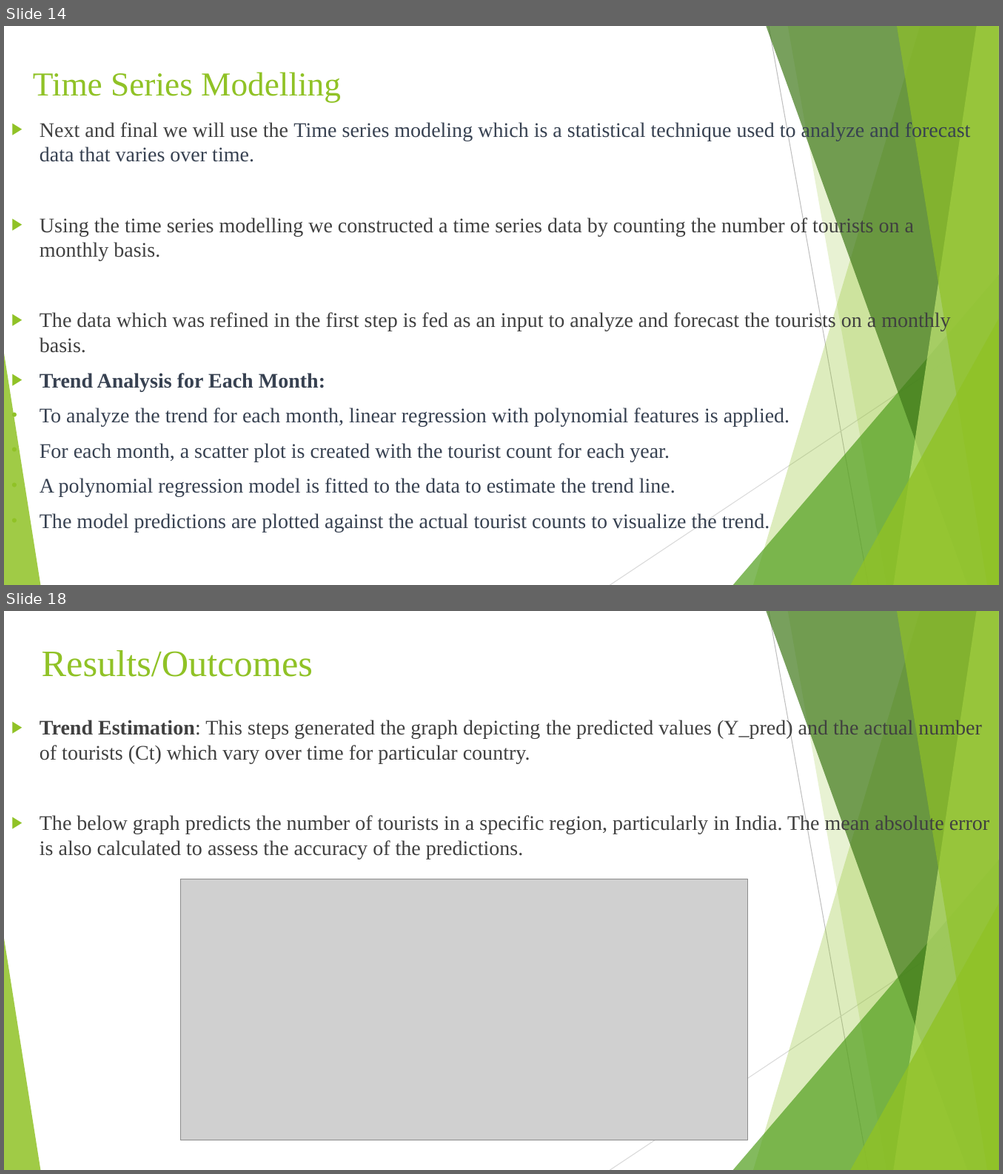
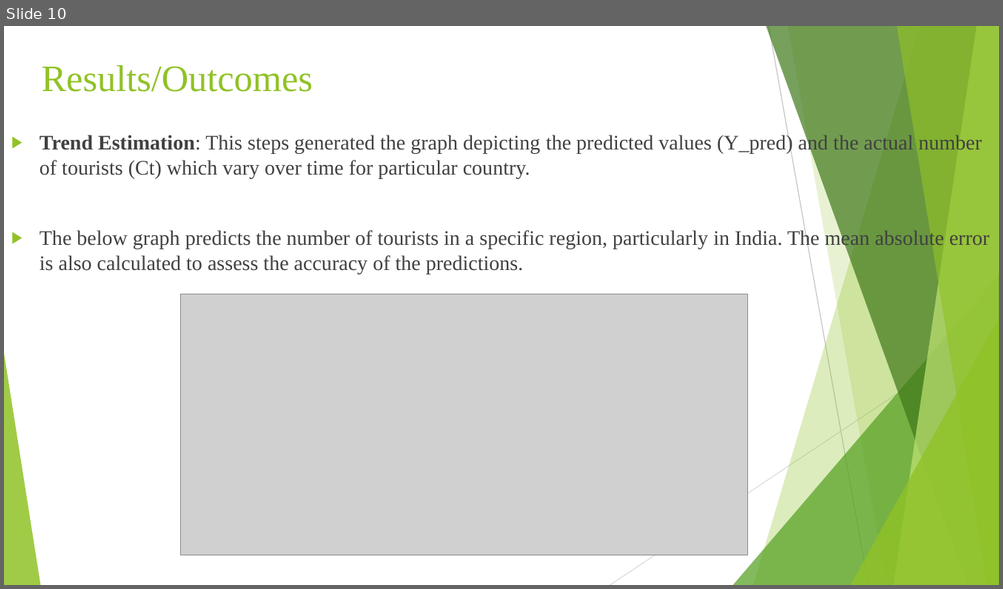
Before and after one commit to saisumanth1401/Tourist-Behaviour-Analysis, a slide deck: Documentation/Tourist-Behaviour-Analysis.pptx. Shown one above the other, each under a label of ours: slides 14 and 18 before the commit, slide 10 after it; the slides between them are not shown. The pictures are 1003x1174 and 1003x589 pixels, drawn with LibreOffice and Linux fonts; fonts in the diff are those of the drawing; grey boxes stand for pictures. Boxes give left, top, right and bottom in pixels: in the first picture for what was removed or moved away, otherwise in the second. Text is boxed around its words. In the diff, an @@ line names an element or a change of style, - is before the commit and + after.

```diff
--- a/Documentation/Tourist-Behaviour-Analysis.pptx
+++ b/Documentation/Tourist-Behaviour-Analysis.pptx
@@ slide 14 removed at (4,26,999,585), background #FFFFFF; not listed: 10 template elements that a slide beside it also shows @@
@@ title removed at (33,72,341,102) @@
-Time Series Modelling
@@ text removed at (40,121,970,533) @@
-▶ Next and final we will use the Time series modeling which is a statistical technique used to analyze and forecast data that varies over time.
-▶ Using the time series modelling we constructed a time series data by counting the number of tourists on a monthly basis.
-▶ The data which was refined in the first step is fed as an input to analyze and forecast the tourists on a monthly basis.
-▶ Trend Analysis for Each Month:
-• To analyze the trend for each month, linear regression with polynomial features is applied.
-• For each month, a scatter plot is created with the tourist count for each year.
-• A polynomial regression model is fitted to the data to estimate the trend line.
-• The model predictions are plotted against the actual tourist counts to visualize the trend.
@@ what was slide 18 is now slide 10 @@
```
Also in this commit, not shown: 10 slides changed, 2 slides added, 8 other slides removed.
